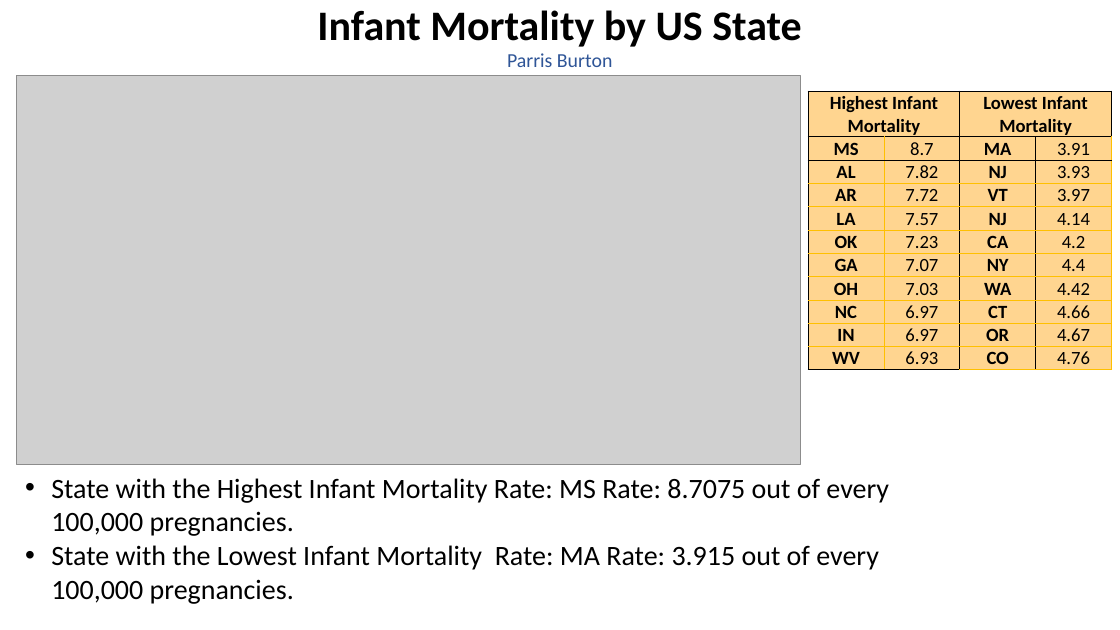
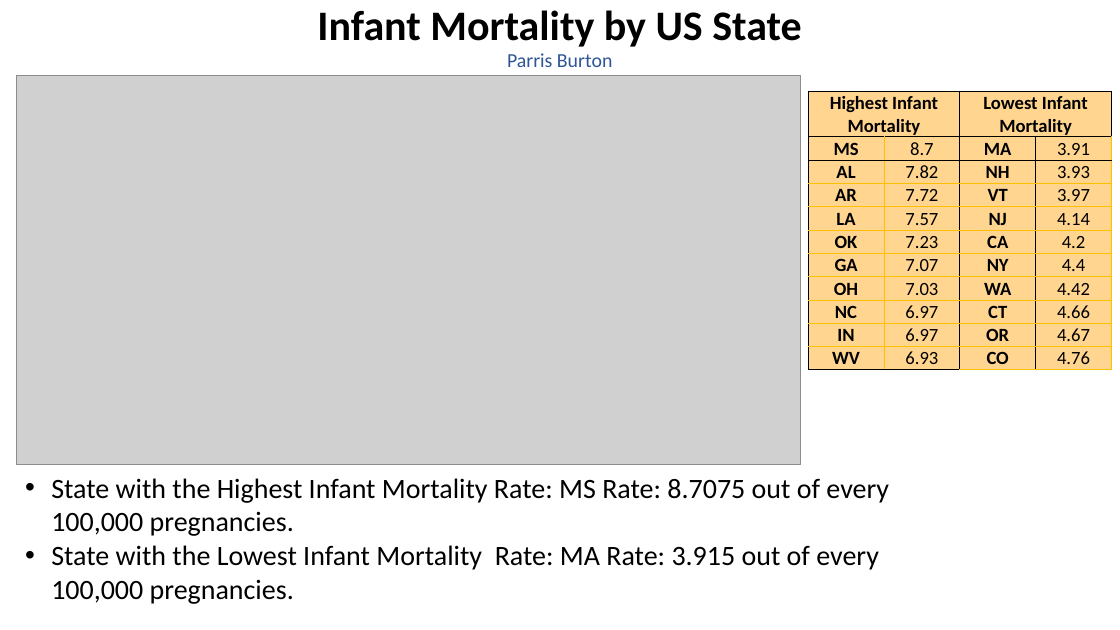
Before and after one commit to parrisburton715/project-one, a slide deck: slide 5 of Project Plan.pptx. Drawn at 1120x630 pixels with LibreOffice and Linux fonts; fonts in the diff are those of the drawing; grey boxes stand for pictures. Boxes give left, top, right and bottom in pixels: in the first picture for what was removed or moved away, otherwise in the second. Text is boxed around its words. In the diff, an @@ line names an element or a change of style, - is before the commit and + after.

```diff
--- a/Project Plan.pptx
+++ b/Project Plan.pptx
@@ table at [808,92,1111,374] @@
-row 3, column 3: NJ
+row 3, column 3: NH
```
Also in this commit, not shown: 2 other slides changed, 1 slide added, 1 other file.
